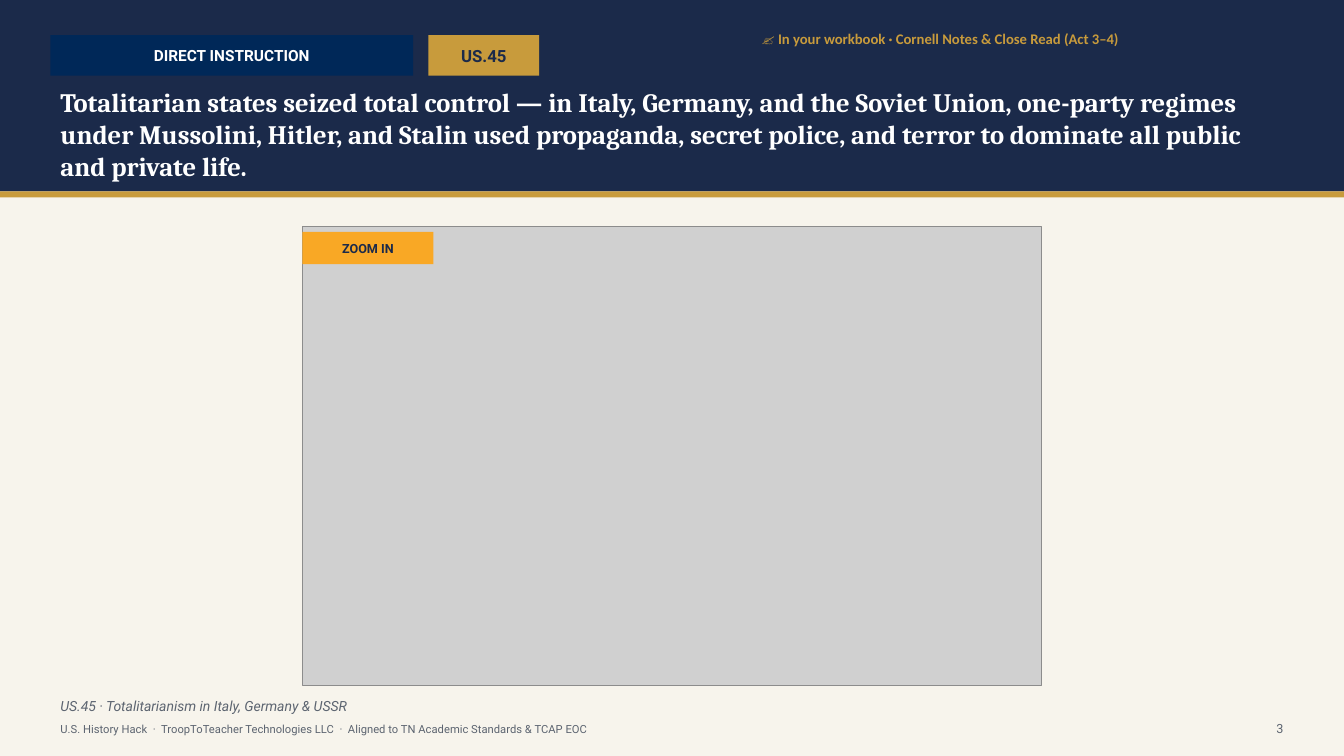
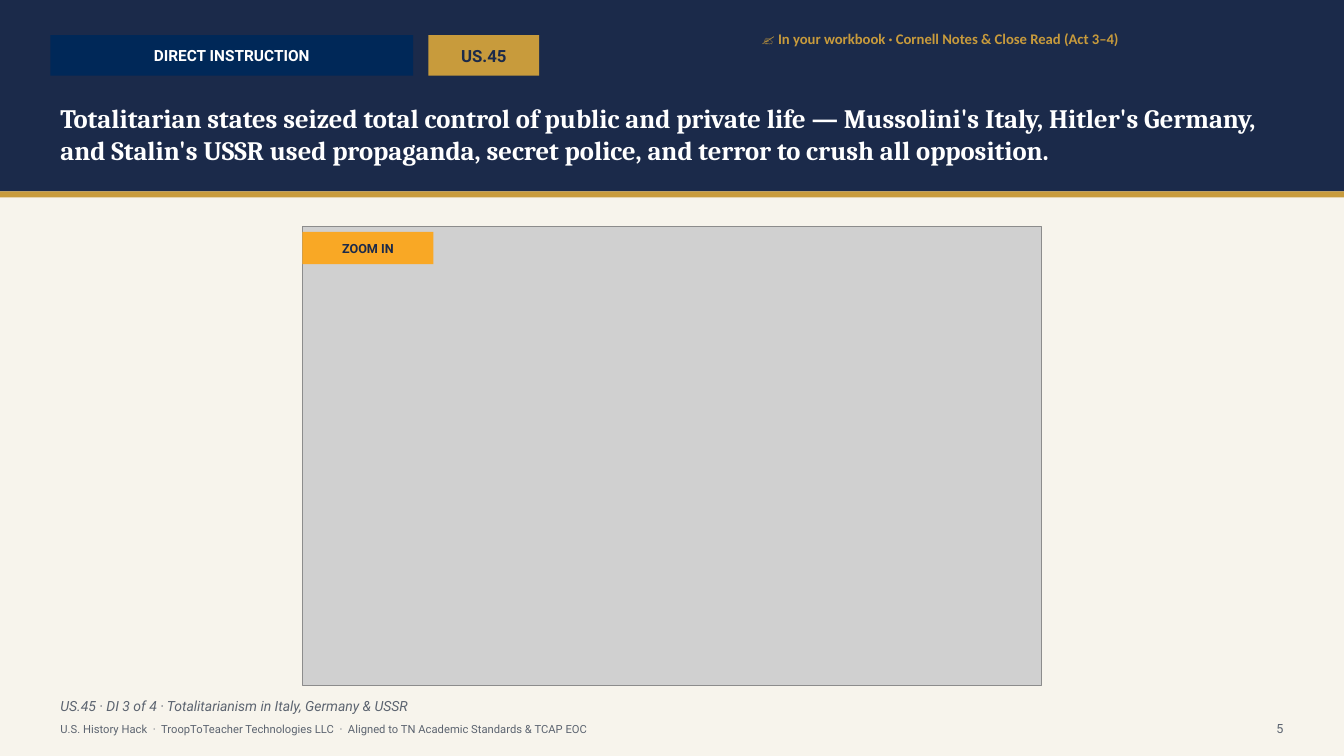
Before and after one commit to Trooptoteacher/trooptoteacher-history, a slide deck: slide 6 of 00_START_HERE/UNIT6_DECKS_BUILD/Unit6_Student_Deck_CourseStandard.pptx (slide 4 before the commit). Drawn at 1344x756 pixels with LibreOffice and Linux fonts; fonts in the diff are those of the drawing; grey boxes stand for pictures. Boxes give left, top, right and bottom in pixels: in the first picture for what was removed or moved away, otherwise in the second. Text is boxed around its words. In the diff, an @@ line names an element or a change of style, - is before the commit and + after.

```diff
--- a/00_START_HERE/UNIT6_DECKS_BUILD/Unit6_Student_Deck_CourseStandard.pptx
+++ b/00_START_HERE/UNIT6_DECKS_BUILD/Unit6_Student_Deck_CourseStandard.pptx
@@ text at (60, 109, 1255, 166): text changed @@
-Totalitarian states seized total control — in Italy, Germany, and the Soviet Union, one-party regimes under Mussolini, Hitler, and Stalin used propaganda, secret police, and terror to dominate all public and private life.
+Totalitarian states seized total control of public and private life — Mussolini's Italy, Hitler's Germany, and Stalin's USSR used propaganda, secret police, and terror to crush all opposition.
@@ text at (60, 700, 408, 714): text changed @@
-US.45 · Totalitarianism in Italy, Germany & USSR
+US.45 · DI 3 of 4 · Totalitarianism in Italy, Germany & USSR
```
Also in this commit, not shown: 108 other slides changed, 16 slides added, 1 slide removed, 2 other files.
